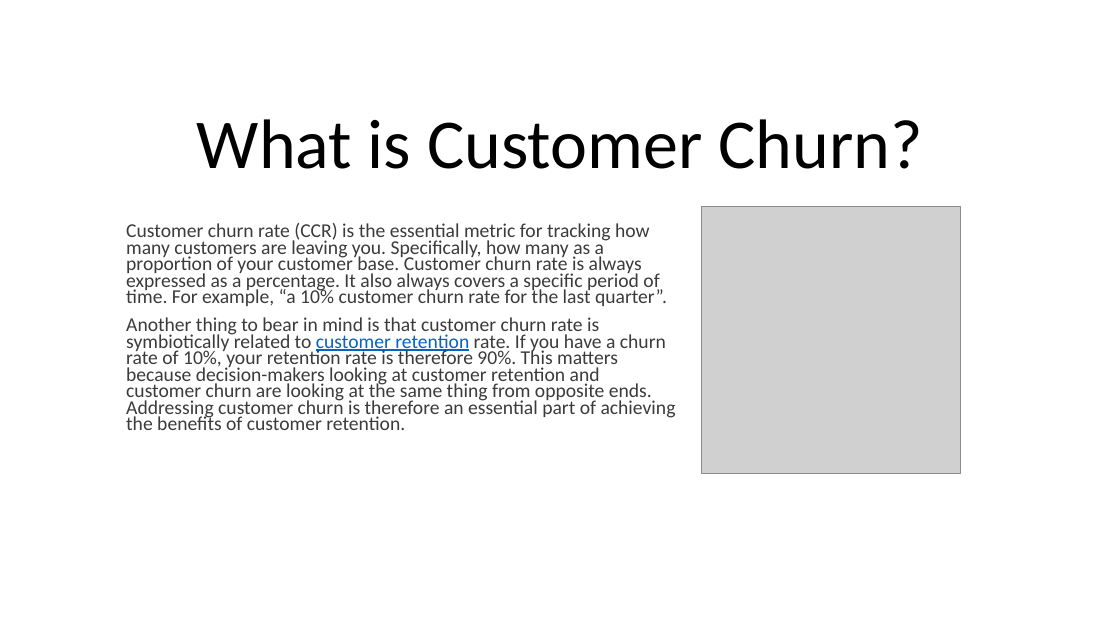
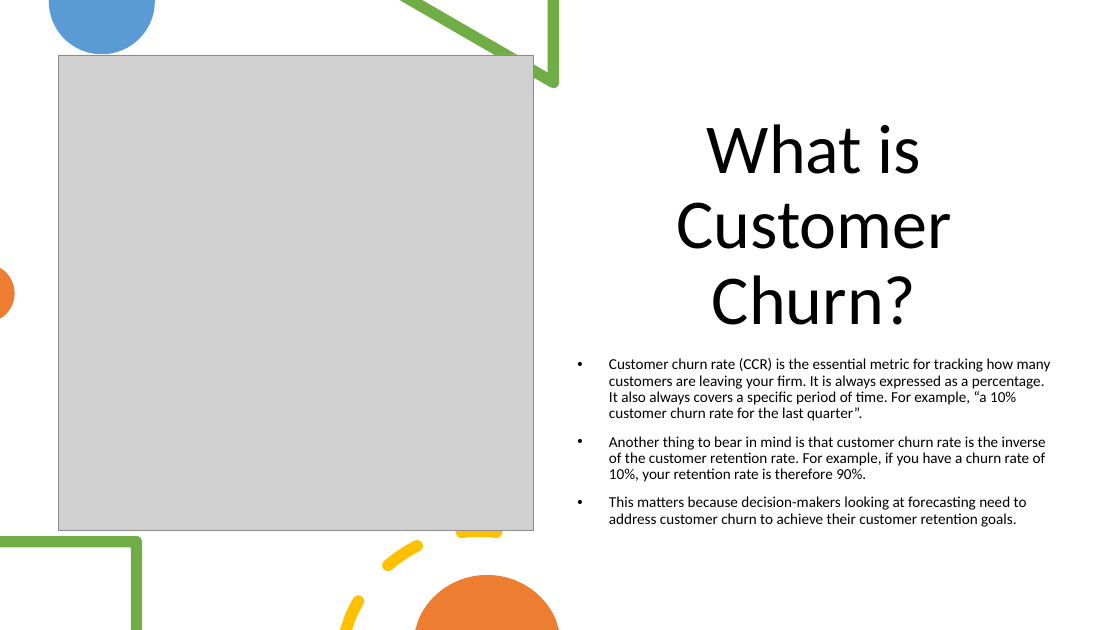
Before and after one commit to mglasser123/Project4, a slide deck: slide 2 of Customer Churn.pptx. Drawn at 1120x630 pixels with LibreOffice and Linux fonts; fonts in the diff are those of the drawing; grey boxes stand for pictures. Boxes give left, top, right and bottom in pixels: in the first picture for what was removed or moved away, otherwise in the second. Text is boxed around its words. In the diff, an @@ line names an element or a change of style, - is before the commit and + after.

```diff
--- a/Customer Churn.pptx
+++ b/Customer Churn.pptx
@@ freeform shape added at bbox=[49, 0, 155, 55], fill #5B9BD5 @@
@@ freeform shape added at bbox=[400, 0, 560, 88], fill #70AD47 @@
@@ picture: place and size @@
-picture at bbox=[702, 206, 960, 473]
+picture at bbox=[58, 55, 534, 530]
@@ title "What is Customer Churn?" rewrapped from bbox=[197, 119, 922, 169] to bbox=[676, 124, 951, 325] @@
@@ freeform shape added at bbox=[0, 268, 14, 318], fill #ED7D31 @@
@@ subtitle at bbox=[609, 358, 1051, 527]: text changed; size 16.8 to 13 pt; text colour #3B3B3B to #000000 @@
-Customer churn rate (CCR) is the essential metric for tracking how many customers are leaving you. Specifically, how many as a proportion of your customer base. Customer churn rate is always expressed as a percentage. It also always covers a specific period of time. For example, “a 10% customer churn rate for the last quarter”.
-Another thing to bear in mind is that customer churn rate is symbiotically related to customer retention rate. If you have a churn rate of 10%, your retention rate is therefore 90%. This matters because decision-makers looking at customer retention and customer churn are looking at the same thing from opposite ends. Addressing customer churn is therefore an essential part of achieving the benefits of customer retention.
+• Customer churn rate (CCR) is the essential metric for tracking how many customers are leaving your firm. It is always expressed as a percentage. It also always covers a specific period of time. For example, “a 10% customer churn rate for the last quarter”.
+• Another thing to bear in mind is that customer churn rate is the inverse of the customer retention rate. For example, if you have a churn rate of 10%, your retention rate is therefore 90%.
+• This matters because decision-makers looking at forecasting need to address customer churn to achieve their customer retention goals.
@@ freeform shape added at bbox=[0, 536, 142, 630], fill #70AD47 @@
@@ freeform shape added at bbox=[339, 525, 502, 630], fill #FFC000 @@
@@ freeform shape added at bbox=[415, 575, 559, 630], fill #ED7D31 @@
```
Also in this commit, not shown: 2 other slides changed, 11 slides added, 6 slides removed.
